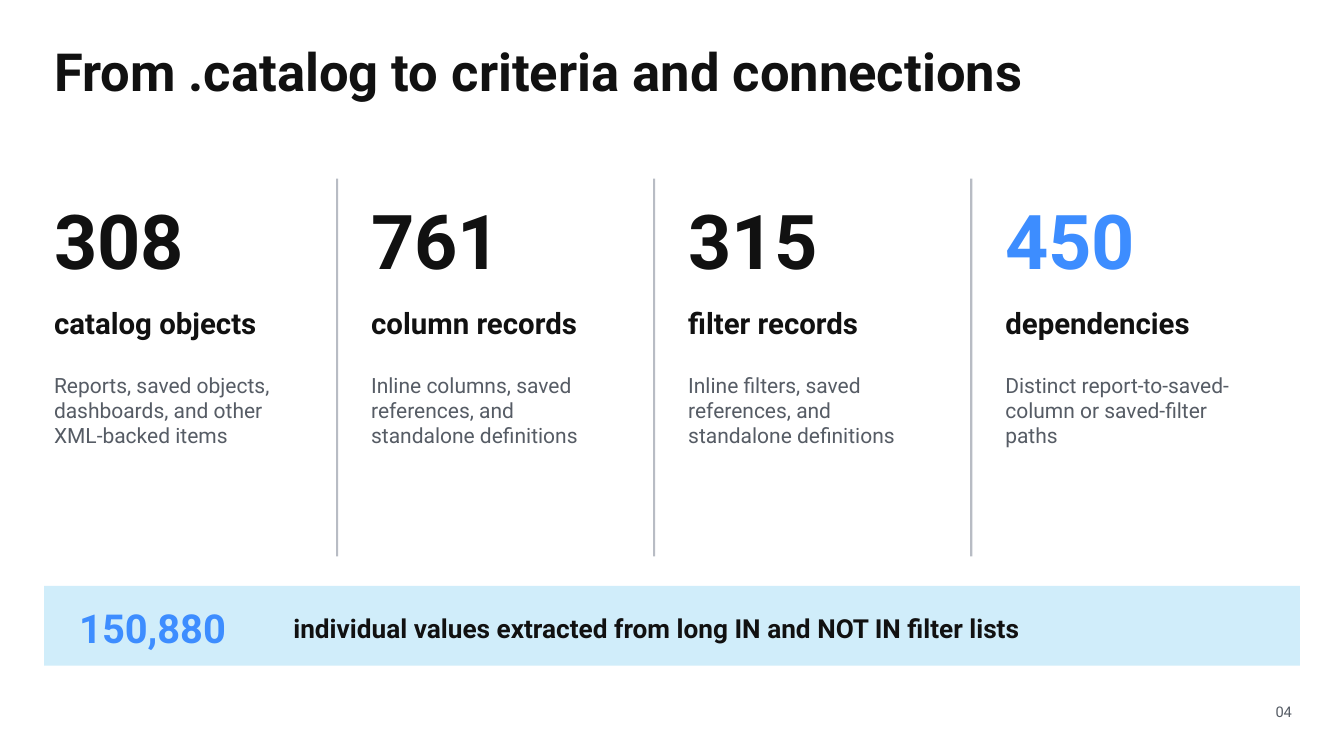
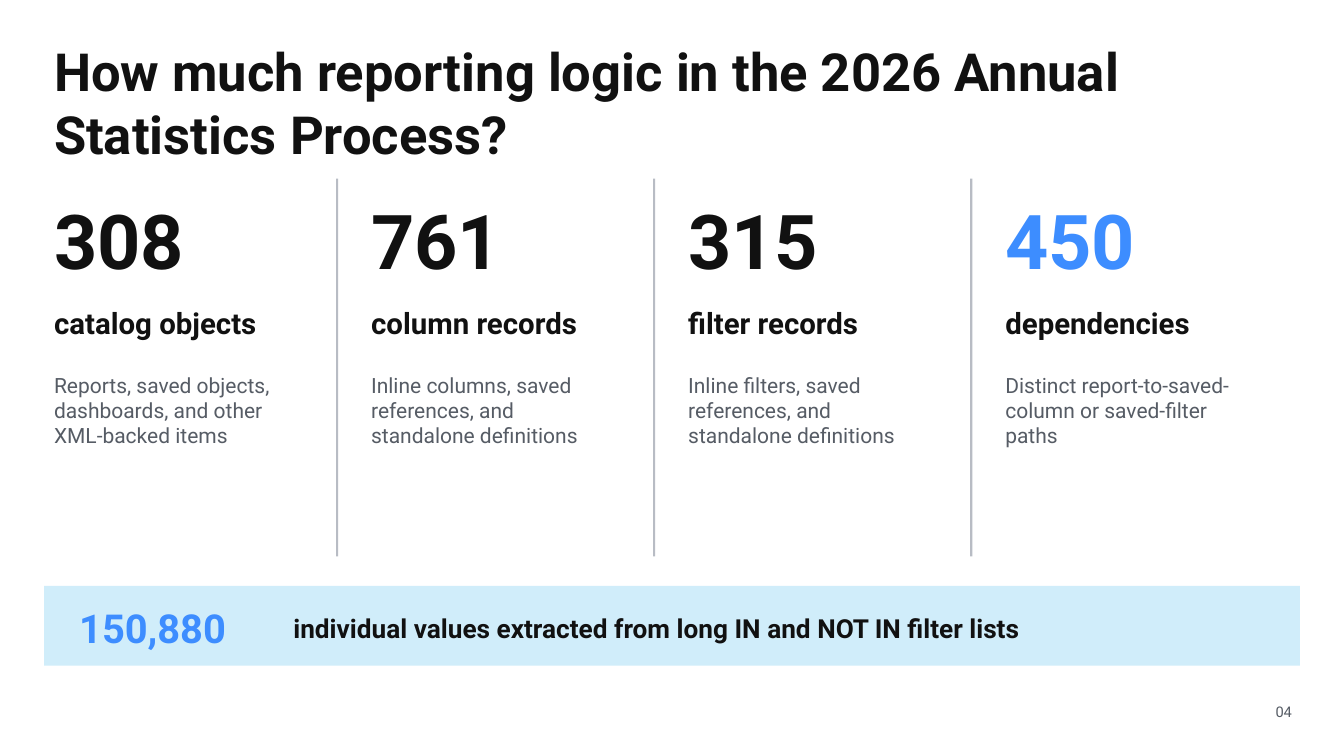
Before and after one commit to kristenchua-commits/alma-analytics-catalog-file-parser-project, a slide deck: slide 5 of documentation/presentations/parsey-and-pipelines---alma-analytics-catalog-file-parser-overview.pptx (slide 9 before the commit). Drawn at 1344x756 pixels with LibreOffice and Linux fonts; fonts in the diff are those of the drawing. Boxes give left, top, right and bottom in pixels: in the first picture for what was removed or moved away, otherwise in the second. Text is boxed around its words. In the diff, an @@ line names an element or a change of style, - is before the commit and + after.

```diff
--- a/documentation/presentations/parsey-and-pipelines---alma-analytics-catalog-file-parser-overview.pptx
+++ b/documentation/presentations/parsey-and-pipelines---alma-analytics-catalog-file-parser-overview.pptx
@@ text at [54,51,1118,155]: text changed @@
-From .catalog to criteria and connections
+How much reporting logic in the 2026 Annual Statistics Process?
```
Also in this commit, not shown: 9 other slides changed, 3 slides added, 1 other file.
